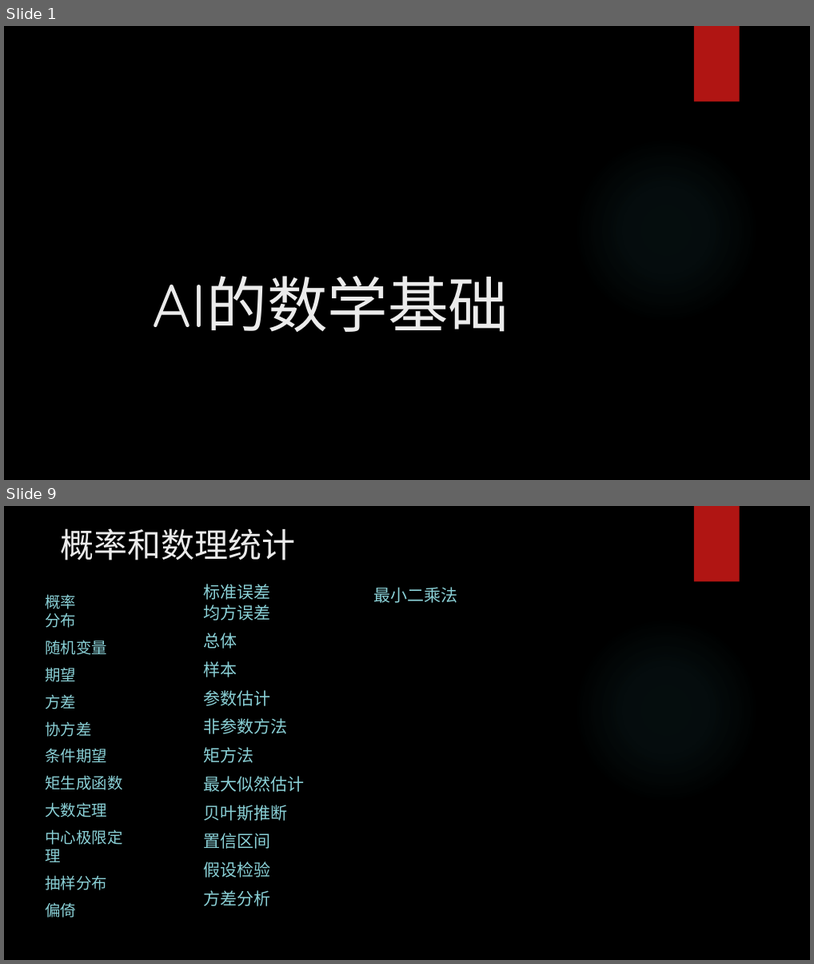
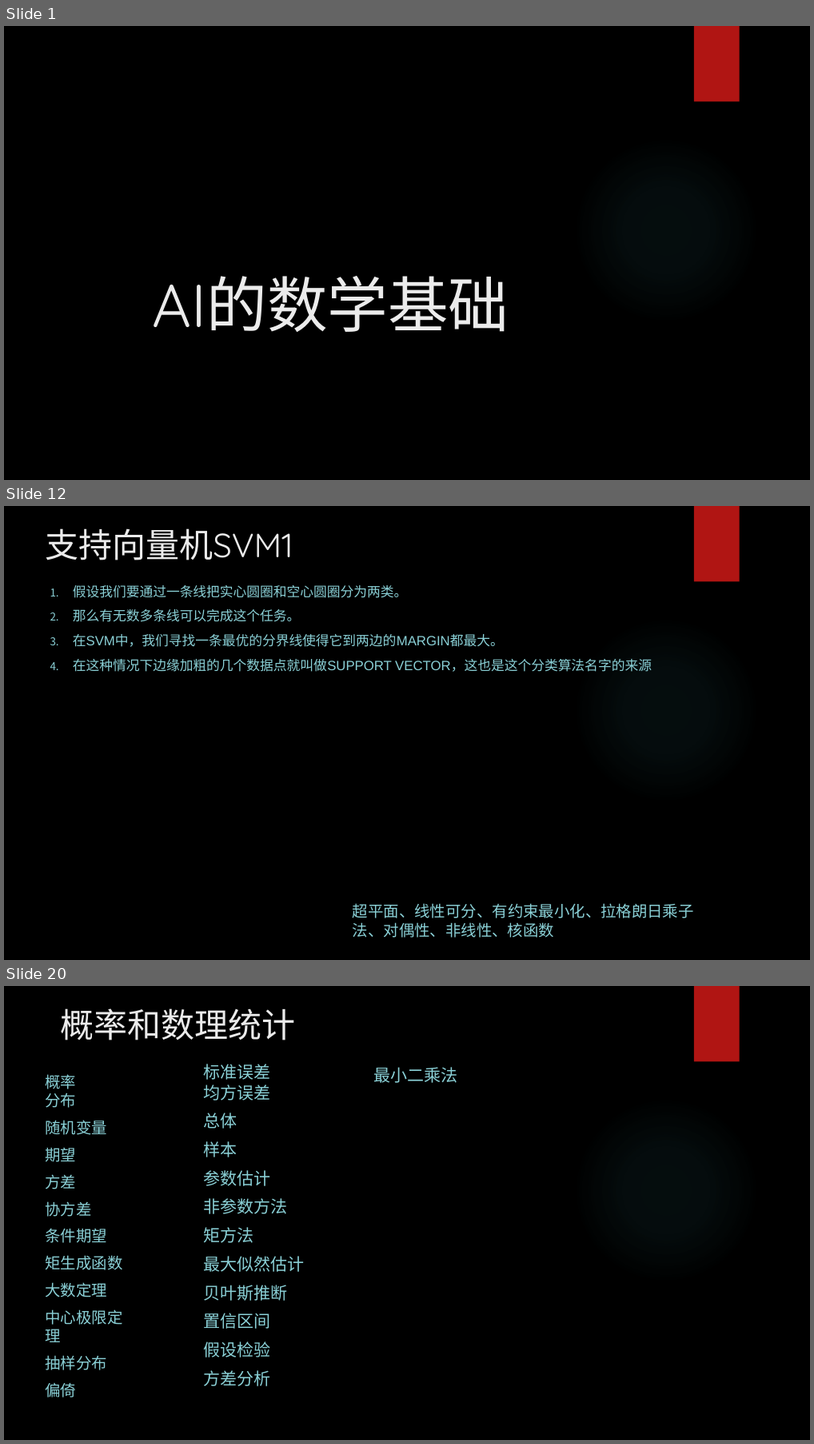
Before and after one commit to yejinlei/about-ml, a slide deck: AI的数学基础.pptx. Shown one above the other, each under a label of ours: slides 1 and 9 before the commit, slides 1, 12 and 20 after it; the slides between them are not shown. The pictures are 814x964 and 814x1444 pixels, drawn with LibreOffice and Linux fonts; fonts in the diff are those of the drawing; background and template pictures are left out. Boxes give left, top, right and bottom in pixels: in the first picture for what was removed or moved away, otherwise in the second. Text is boxed around its words. In the diff, an @@ line names an element or a change of style, - is before the commit and + after.

```diff
--- a/AI的数学基础.pptx
+++ b/AI的数学基础.pptx
@@ slide 12 added at [4,506,810,960], background picture (left out); not listed: 2 template elements that a slide beside it also shows @@
@@ title added at [45,528,293,560], 40 pt, text #EBEBEB @@
+支持向量机SVM1
@@ subtitle added at [73,585,652,672], 16 pt, text #8AD0D6 @@
+1. 假设我们要通过一条线把实心圆圈和空心圆圈分为两类。
+2. 那么有无数多条线可以完成这个任务。
+3. 在SVM中，我们寻找一条最优的分界线使得它到两边的MARGIN都最大。
+4. 在这种情况下边缘加粗的几个数据点就叫做SUPPORT VECTOR，这也是这个分类算法名字的来源
@@ text added at [353,903,694,937], 18.5 pt, text #8AD0D6 @@
+超平面、线性可分、有约束最小化、拉格朗日乘子法、对偶性、非线性、核函数
@@ what was slide 9 is now slide 20 @@
```
Also in this commit, not shown: 4 slides changed, 17 other slides added, 9 slides removed, 18 other files.
